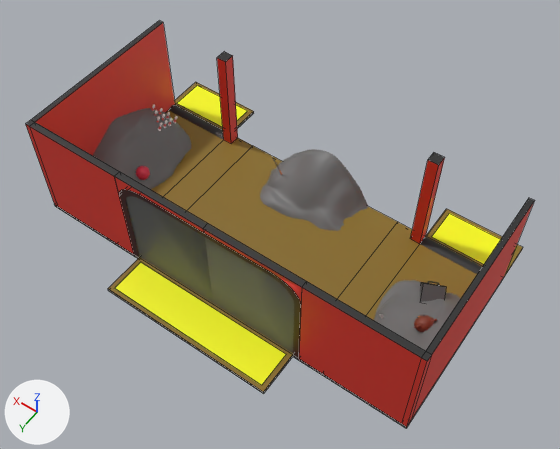
Before and after pictures for a commit that changed the FBX model Assets/Models/Sets/DetrasEscenario.fbx.
The view is the same before and after, from a 50 mm camera at (-157.0, 213.0, 352.0) aimed at (-8.0, 5.0, 25.0). The lights are fixed; the arrows at lower left show +X, +Y and +Z. Mesh edges are drawn as thin lines on the coarser meshes. Where no turn or scale is listed for an object, it has been applied to the vertices. Vertices at the same position are counted once.

The first picture shows 'MarcoPuerta', 'MontonBasura1', 'MontonBasura2', 'MontonBasura3', 'Paredes.001', 'Pilar1', 'Pilar2', 'PlataformaMovil.004', 'Puerta1.002', 'Puerta2.001', 'SalidaBambalinasDer.001', 'SalidaBambalinasIzq.001', 'SalidaMazmorra'.
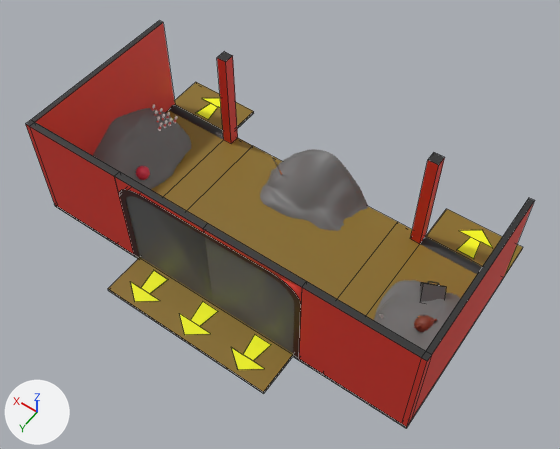
The change, as a list of edits to the scene's bpy script:
```text
Add mat_bd_señalsalida_006:
    mat_bd_señalsalida_006 = principled_material('BD-SeñalSalida.006')
    mat_bd_señalsalida_006.base_color = (0.966, 1.0, 0.0)  # yellow #fbff00
Add mat_bd_señalsalida_002:
    mat_bd_señalsalida_002 = principled_material('BD-SeñalSalida.002')
    mat_bd_señalsalida_002.base_color = (0.966, 1.0, 0.0)  # yellow #fbff00
Change me_plane_047:
    used by ob_salidamazmorra; location = (0.0, 66.8, 2.4)
    remove me_plane_047.from_pydata(...)  # 8 vertices, 6 faces; spans x -49.0..49.0, y -10.6..10.6, z -0.1..0.1
    add me_plane_047.from_pydata(...)  # 42 vertices, 33 faces; spans x -45.0..45.0, y -10.4..10.8, z -0.1..0.1
    me_plane_047 part 1: the whole mesh is rebuilt
Change me_plane_046:
    used by ob_salidabambalinasder_001; location = (93.9, -62.8, 2.4)
    remove me_plane_046.from_pydata(...)  # 8 vertices, 6 faces; spans x -21.0..21.0, y -10.6..10.6, z -0.1..0.1
    remove me_plane_046.materials.append(mat_bd_señalsalida)  # yellow #fbff00
    add me_plane_046.from_pydata(...)  # 14 vertices, 11 faces; spans x -10.6..10.6, y -10.8..10.4, z -0.1..0.1
    me_plane_046 part 2: the whole mesh is rebuilt
    add me_plane_046.materials.append(mat_bd_señalsalida_002)  # yellow #fbff00
Change me_plane_045:
    used by ob_salidabambalinasizq_001; location = (-93.9, -62.8, 2.4)
    remove me_plane_045.from_pydata(...)  # 8 vertices, 6 faces; spans x -21.0..21.0, y -10.6..10.6, z -0.1..0.1
    remove me_plane_045.materials.append(mat_bd_señalsalida)  # yellow #fbff00
    add me_plane_045.from_pydata(...)  # 14 vertices, 11 faces; spans x -10.6..10.6, y -10.6..10.6, z -0.2..0.1
    me_plane_045 part 3: the whole mesh is rebuilt
    add me_plane_045.materials.append(mat_bd_señalsalida_006)  # yellow #fbff00
Change ob_salidamazmorra:
    ob_salidamazmorra.location: (0.0, 66.8, 2.4) -> (0.0, 66.6, 2.3)
Change ob_salidabambalinasder_001:
    ob_salidabambalinasder_001.location: (93.9, -62.8, 2.4) -> (93.9, -62.6, 2.3)
```

Where the change shows, as pixel boxes (x1, y1, x2, y2) in the pictures (560 x 449 px):
'SalidaMazmorra', reshaped, moved (17% narrower, 19% shorter): before (115, 262, 286, 385); after (130, 270, 271, 370)
'SalidaBambalinasIzq.001', reshaped: before (432, 213, 516, 264); after (457, 230, 493, 259)
'SalidaBambalinasDer.001', reshaped, moved: before (177, 85, 247, 127); after (196, 98, 221, 120)
